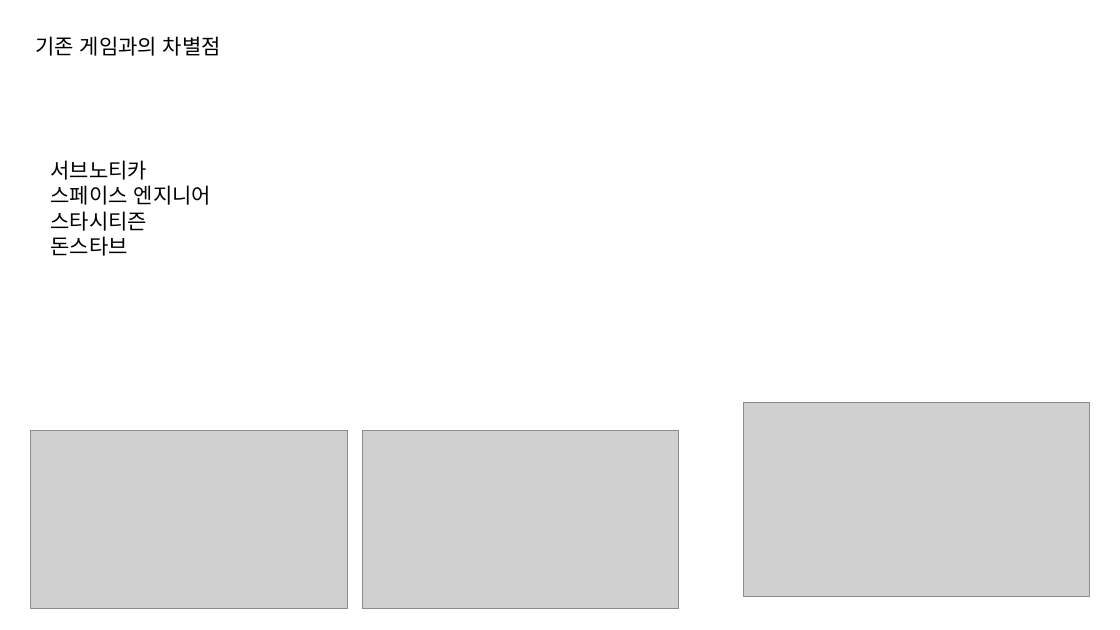
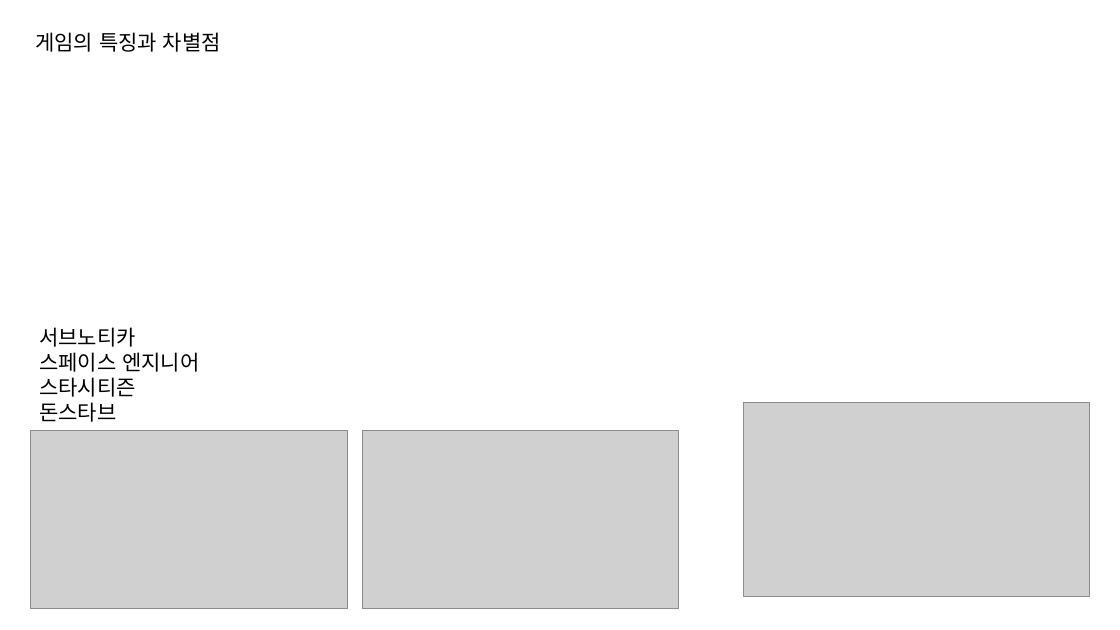
Before and after one commit to PinkBourbon/ProjectG, a slide deck: slide 13 of 0_Document/크루모빌PPT틀.pptx (slide 4 before the commit). Drawn at 1120x630 pixels with LibreOffice and Linux fonts; fonts in the diff are those of the drawing; grey boxes stand for pictures. Boxes give left, top, right and bottom in pixels: in the first picture for what was removed or moved away, otherwise in the second. Text is boxed around its words. In the diff, an @@ line names an element or a change of style, - is before the commit and + after.

```diff
--- a/0_Document/크루모빌PPT틀.pptx
+++ b/0_Document/크루모빌PPT틀.pptx
@@ text at box(35, 32, 221, 52): text changed @@
-기존 게임과의 차별점
+게임의 특징과 차별점
@@ text "서브노티카": place and size @@
-text "서브노티카" at box(51, 160, 211, 256)
+text "서브노티카" at box(39, 327, 199, 422)
```
Also in this commit, not shown: 3 other slides changed, 13 slides added, 4 slides removed, 1 other file.
